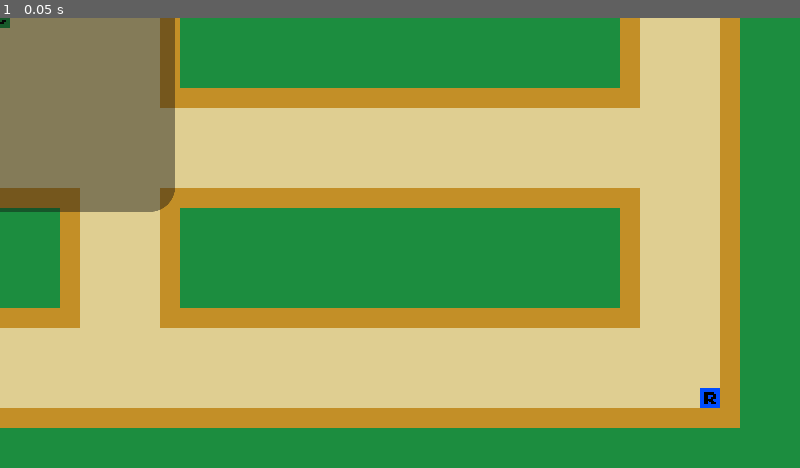
Above: before the commit, frame 1.
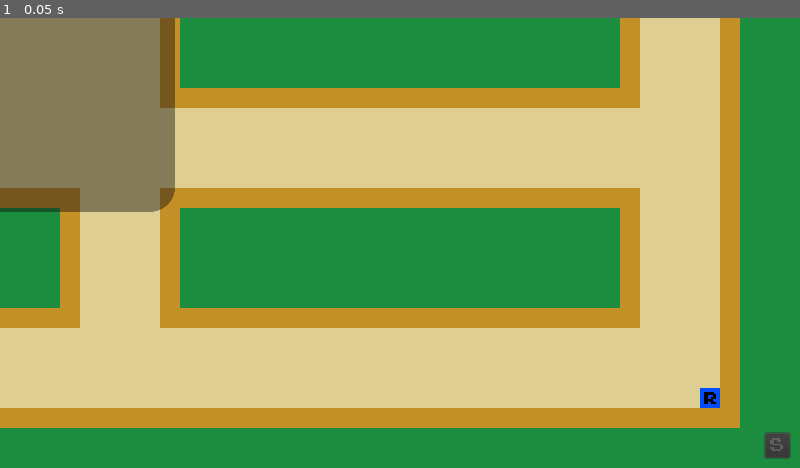
Above: after the commit, the same moment.

Repository: GTNT-Github/Astronaut-of-the-Month
Game: Godot game, scene res://assets/scenes/world.tscn
The game is run twice, just before and just after one commit, with the same random seed, the same clock (stepped at 60 frames per second) and the same inputs. This scene is started directly instead of the project's main scene. Sound files missing from this copy of the repository are replaced by a short silence.
Inputs:
- Up to frame 1 (0.05 s): no input

The runs differ from the first frame. In frame 1, 0.2% of the frame differs, in the area x 0-99%, y 0-98%.
Error before the commit: Invalid get index 'jobs' (on base: 'Dictionary'). (res://assets/scripts/gamestate.gd:26)
Error after the commit: Invalid get index 'Jobs' (on base: 'Dictionary'). (res://assets/scripts/gamestate.gd:27)

Commit message:
Client - Sabotage Button (Not Functional)

Diff:
--- a/Client/assets/scenes/world.tscn
+++ b/Client/assets/scenes/world.tscn
@@ -9,6 +9,7 @@
 [ext_resource path="res://assets/scripts/jobs.gd" type="Script" id=7]
 [ext_resource path="res://assets/scenes/jobs.tscn" type="PackedScene" id=8]
 [ext_resource path="res://assets/ui/waitingRoom/cook.png" type="Texture" id=9]
+[ext_resource path="res://assets/fonts/defaultFont.ttf" type="DynamicFontData" id=10]
 
 [sub_resource type="ConvexPolygonShape2D" id=2]
 points = PoolVector2Array( 128, 128, 0, 128, 0, 0, 128, 0 )
@@ -68,6 +69,10 @@
 bg_color = Color( 0.0588235, 0.0588235, 0.0588235, 0.435294 )
 corner_radius_bottom_right = 40
 
+[sub_resource type="DynamicFont" id=5]
+size = 25
+font_data = ExtResource( 10 )
+
 [node name="World" type="Node2D"]
 script = ExtResource( 2 )
 
@@ -109,6 +114,19 @@
 [node name="Camera2D" type="Camera2D" parent="UI"]
 position = Vector2( 640, 360 )
 
+[node name="Sabotage" type="Button" parent="UI"]
+anchor_left = 1.0
+anchor_top = 1.0
+anchor_right = 1.0
+anchor_bottom = 1.0
+margin_left = -56.0
+margin_top = -56.0
+margin_right = -16.0
+margin_bottom = -16.0
+custom_fonts/font = SubResource( 5 )
+disabled = true
+text = "S"
+
 [node name="Jobs" type="Node" parent="."]
 script = ExtResource( 7 )
 
@@ -139,17 +157,22 @@
 collision_layer = 8
 
 [node name="Cook" parent="Jobs" instance=ExtResource( 8 )]
-position = Vector2( 0, 0 )
+position = Vector2( -222, 0 )
 texture = ExtResource( 9 )
 
 [node name="Collision" parent="Jobs/Cook" index="0"]
 collision_layer = 8
 
 [connection signal="area_entered" from="Jobs/Electrician/Collision" to="Jobs" method="_job_entered" binds= [ 0 ]]
+[connection signal="area_exited" from="Jobs/Electrician/Collision" to="Jobs" method="_job_exited" binds= [ 0 ]]
 [connection signal="area_entered" from="Jobs/Janitor/Collision" to="Jobs" method="_job_entered" binds= [ 1 ]]
+[connection signal="area_exited" from="Jobs/Janitor/Collision" to="Jobs" method="_job_exited" binds= [ 1 ]]
 [connection signal="area_entered" from="Jobs/Operator/Collision" to="Jobs" method="_job_entered" binds= [ 2 ]]
+[connection signal="area_exited" from="Jobs/Operator/Collision" to="Jobs" method="_job_exited" binds= [ 2 ]]
 [connection signal="area_entered" from="Jobs/Repairman/Collision" to="Jobs" method="_job_entered" binds= [ 3 ]]
+[connection signal="area_exited" from="Jobs/Repairman/Collision" to="Jobs" method="_job_exited" binds= [ 3 ]]
 [connection signal="area_entered" from="Jobs/Cook/Collision" to="Jobs" method="_job_entered" binds= [ 4 ]]
+[connection signal="area_exited" from="Jobs/Cook/Collision" to="Jobs" method="_job_exited" binds= [ 4 ]]
 
 [editable path="Jobs/Electrician"]
 [editable path="Jobs/Janitor"]
--- a/Client/assets/scripts/gamestate.gd
+++ b/Client/assets/scripts/gamestate.gd
@@ -7,6 +7,7 @@
 
 var active_game = false
 var open_job
+sync var data = {}
 
 var job_assignements = {
 	0:"Electrician Job",
@@ -15,15 +16,15 @@
 	3:"Repairman Job",
 	4:"Cook Job"}
 
-
 func _ready() -> void:
 
 #	$Jobs.load_scenes()
 	#Ask server to spawn players
 	rpc_id(1, "spawn_players", Server.lobby_id, Server.local_player_id)
 
+
 	#Set personal jobs
-	for i in Server.player_data["jobs"]:
+	for i in Server.player_data["Jobs"]:
 		var job_label = Label.new()
 		job_label.text = job_assignements[i]
 		job_label.add_font_override("font", load("res://assets/fonts/defaultFont.tres"))
@@ -73,3 +74,7 @@
 	announcement_label.queue_free()
 	timer.queue_free()
 	tween.queue_free()
+
+
+func complete_job(job):
+	rpc_id(1, "complete_job", Server.lobby_id, job)
--- a/Client/assets/scripts/jobs.gd
+++ b/Client/assets/scripts/jobs.gd
@@ -23,9 +23,15 @@
 
 func _job_entered(body:Node, job: int) -> void:
 	#Check if player is own
-	if int(body.get_parent().name) == Server.local_player_id && Server.player_data["jobs"].has(job):
+	print(get_parent().jobs)
+	if int(body.get_parent().name) == Server.local_player_id && Server.player_data["Jobs"].has(job):
 		selected_job = job
+	if int(body.get_parent().name) == Server.local_player_id && !get_parent().jobs.has(job) && get_parent().data[Server.lobby_id]["completed_jobs"].has(job):
+		get_parent().get_node("UI/Sabotage").disabled = false
 
+func _job_exited(body:Node, job: int) -> void:
+	selected_job = null
+	get_parent().get_node("UI/Sabotage").disabled = true
 
 func _input(event: InputEvent) -> void:
 	if event.is_action_pressed("ui_accept") && selected_job != null && !get_parent().open_job:
@@ -47,17 +53,18 @@
 
 func close_task():
 	#Slide task out
+	breakpoint
 	var tween = Tween.new()
 	tween.interpolate_property(self, "rect_position", Vector2(320,180),Vector2(-640,180),.4,Tween.TRANS_LINEAR,Tween.EASE_IN)
 	add_child(tween)
 	tween.start()
 
 	#Remove Job
-	var job_index = Server.player_data["jobs"].find(get_parent().get_parent().open_job)
-	Server.player_data["jobs"][job_index] = "DONE"
+	var job_index = Server.player_data["Jobs"].find(get_parent().get_parent().open_job)
+	Server.player_data["Jobs"][job_index] = "DONE"
 	get_parent().get_parent().get_node("UI/jobs").get_children()[job_index].modulate = Color(0,1,0)
 	get_parent().get_parent().open_job = null
-
+	get_parent().get_parent().complete_job(self.index)
 	play_sound("task_complete")
 	yield(tween,"tween_completed")
 
--- a/Client/assets/scripts/jobs/chartCourse.gd
+++ b/Client/assets/scripts/jobs/chartCourse.gd
@@ -2,6 +2,8 @@
 
 var waypoints = []
 var completed_waypoints = 0
+var index = 4
+
 
 #Setup
 func _ready() -> void:
--- a/Client/assets/scripts/jobs/circuitBreakers.gd
+++ b/Client/assets/scripts/jobs/circuitBreakers.gd
@@ -2,7 +2,7 @@
 
 var flipped_breakers = 5
 var breakers = [1,1,1,1,1]
-
+var index = 0
 
 func _ready() -> void:
 	randomize_breakers()
--- a/Client/assets/scripts/jobs/engineTrim.gd
+++ b/Client/assets/scripts/jobs/engineTrim.gd
@@ -3,6 +3,9 @@
 var slider_values = ["H","V","V","H"]
 var slider_goals = []
 var completed_trims = 0
+var index = 2
+
+
 func _ready() -> void:
 	set_trim()
 	open_task()
--- a/Client/assets/scripts/jobs/fuelEngines.gd
+++ b/Client/assets/scripts/jobs/fuelEngines.gd
@@ -5,6 +5,9 @@
 
 var pressed = 0
 var full = 0
+
+var index = 3
+
 
 func _ready() -> void:
 	open_task()
--- a/Client/assets/scripts/jobs/temperature.gd
+++ b/Client/assets/scripts/jobs/temperature.gd
@@ -2,6 +2,7 @@
 
 var target
 var temp
+var index = 1
 
 func _ready() -> void:
 	set_tempature()
@@ -12,11 +13,9 @@
 	var rng = RandomNumberGenerator.new()
 	rng.seed = OS.get_system_time_msecs()
 
-	print(temp)
 	temp = rng.randi_range(50,80)
 	$Inputs/Temp.text = str(temp)+"°"
 
-	print(temp)
 	target = rng.randi_range(50,80)
 	target = rng.randi_range(50,80) if temp == target else target
 	$Inputs/Target.text = str(target)+"°"
--- a/Client/assets/scripts/player.gd
+++ b/Client/assets/scripts/player.gd
@@ -10,14 +10,14 @@
 	set_player_name()
 
 
-func _physics_process(_delta: float) -> void:
+func _process(delta: float) -> void:
 	#If player is own
 	if is_network_master() && !get_parent().get_parent().open_job:
 
 		#Set position
-		camera.current = true
+		$Camera.current = true
 		var velocity: Dictionary = getInput()
-		move_and_slide(velocity["velocity"]*speed)
+		move_and_slide((velocity["velocity"]*speed).floor())
 
 		#Update server
 		rpc_unreliable_id(1, "update_player", Server.lobby_id, global_transform, velocity["animation"])
--- a/Client/assets/scripts/save.gd
+++ b/Client/assets/scripts/save.gd
@@ -16,7 +16,7 @@
 
 	#Save file doesn't exist - create data
 	if not file.file_exists(SAVEGAME):
-		save_data = {"Player_name": "Unnamed","Job":0}
+		save_data = {"Player_name": "Unnamed","Role":0}
 		save_game()
 
 	#Get save data
--- a/Client/assets/scripts/server.gd
+++ b/Client/assets/scripts/server.gd
@@ -5,7 +5,7 @@
 const DEFAULT_PORT = 3234
 
 var network =  WebSocketClient.new()
-var url = "ws://" + str(DEFAULT_IP) + ":" + str(DEFAULT_PORT)
+var url = "ws://" + str(LOCAL_IP) + ":" + str(DEFAULT_PORT)
 var local_player_id = 0
 var player_instances = {}
 
@@ -21,18 +21,14 @@
 sync var player_data = {}
 sync var lobby_id = ""
 
-
 func _connect_to_server():
 #	network.verify_ssl = false
-	print(1)
 	get_tree().connect("connected_to_server", self, "_connected_ok")
 	network.connect_to_url(url, PoolStringArray(), true)
 	get_tree().set_network_peer(network)
-	print(2)
 
 
 func _connected_ok():
-	print(3)
 	register_player()
 	rpc_id(1, "send_player_info", lobby_id, local_player_id, player_data)
 
--- a/Client/assets/scripts/waitingRoom.gd
+++ b/Client/assets/scripts/waitingRoom.gd
@@ -9,7 +9,7 @@
 func refresh_players(players):
 	for player_id in players:
 		var playerName = players[player_id]["Player_name"]
-		var playerJob = players[player_id]["Job"]
+		var playerJob = players[player_id]["Role"]
 		item_list.set_item_text(playerJob, " "+playerName)
 		item_list.set_item_disabled(playerJob, true)
 	id_label.text = "Lobby ID: "+Server.lobby_id
@@ -33,8 +33,8 @@
 #Change jobs
 func _on_ItemList_item_selected(index: int) -> void:
 	if !item_list.is_item_disabled(index):
-		var old_job = Server.player_data["Job"]
-		Server.player_data["Job"] = index
+		var old_job = Server.player_data["Role"]
+		Server.player_data["Role"] = index
 		Server.update_job(old_job)
 
 
Not shown: 1 places in Client/assets/scenes/world.tscn that only renumber resources
